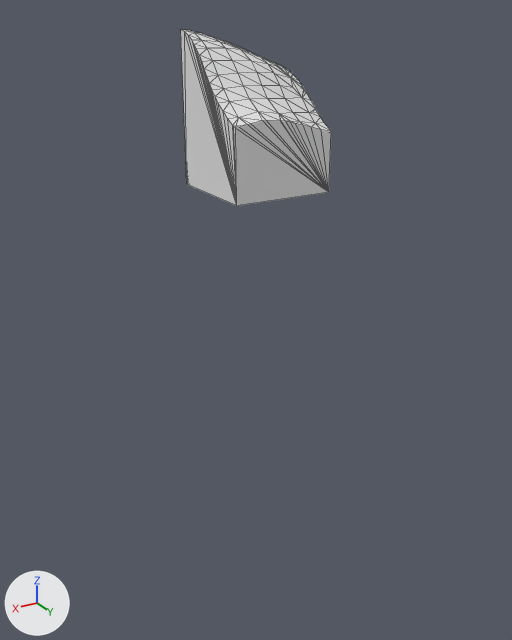
The glTF model assets/terrain/surface_pieces/surf_7_37.glb: old version first, new version second.
The view is the same before and after, from a camera (50 mm lens) standing at (-55.0, -48.4, -22.3) and looking at (-72.7, -77.9, -37.1). Every picture has the same lights, and +X, +Y and +Z are marked at lower left. The picture after the commit comes second. Mesh edges are drawn as thin lines. Where no turn or scale is listed for an object, it has been applied to the vertices.

Objects in the first picture: 'geometry_0'.
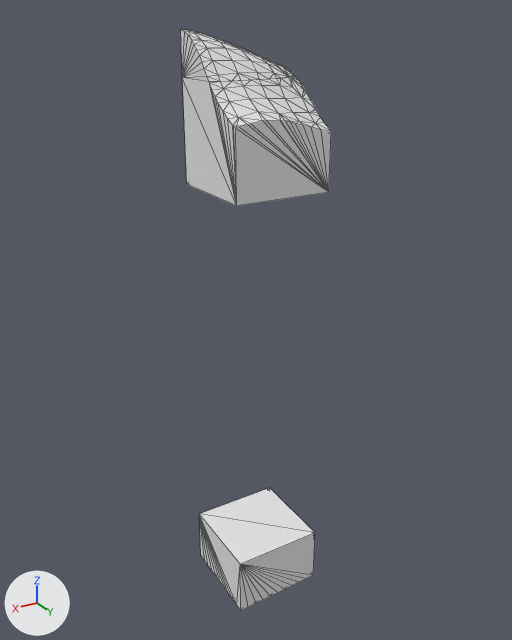
Changed parts and their boxes (x1, y1, x2, y2) in the pictures (512 x 640 px):
'layer_6', added
    after: (199, 488, 315, 611)
'layer_0', unchanged, uncovered by the edit
    after: (181, 29, 294, 82)

Edits to the bpy script that builds the scene:
```text
Add me_layer_6:
    me_layer_6.from_pydata(...)  # 73 vertices, 142 faces; spans x -75.0..-70.0, y -80.0..-75.0, z -53.37..-50.0
Add ob_layer_6:
    ob_layer_6 = bpy.data.objects.new('layer_6', me_layer_6)
    ob_layer_6.location = (0.0, 0.0, 0.0)
```
